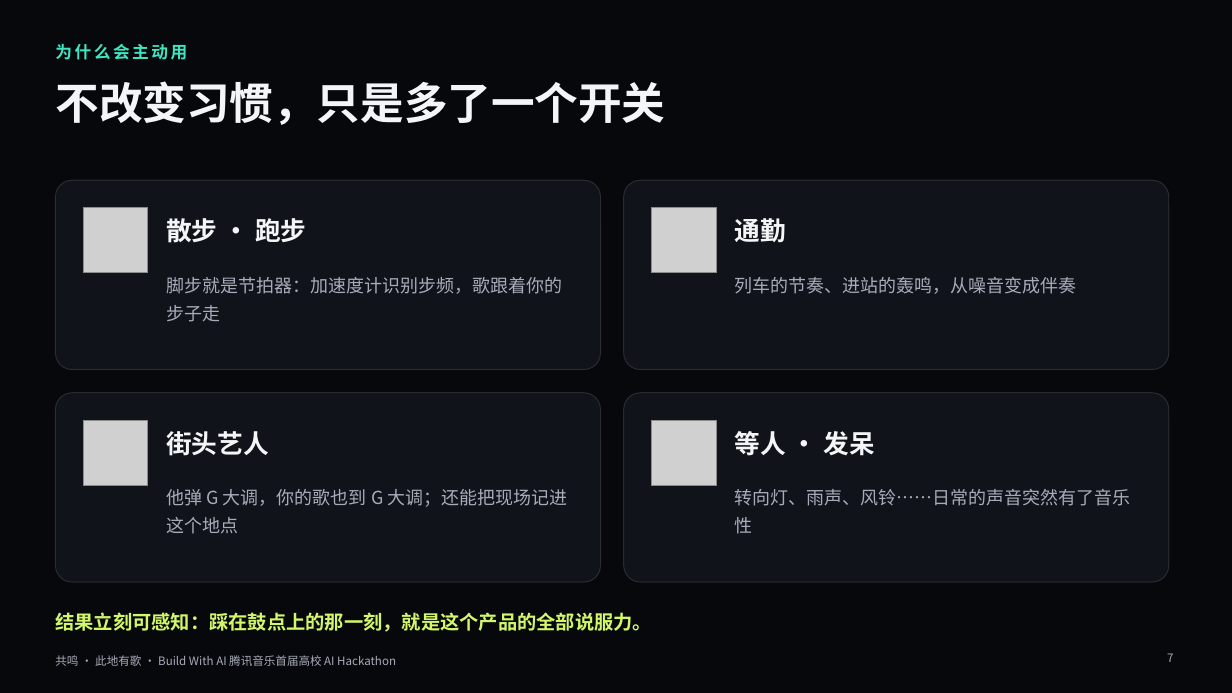
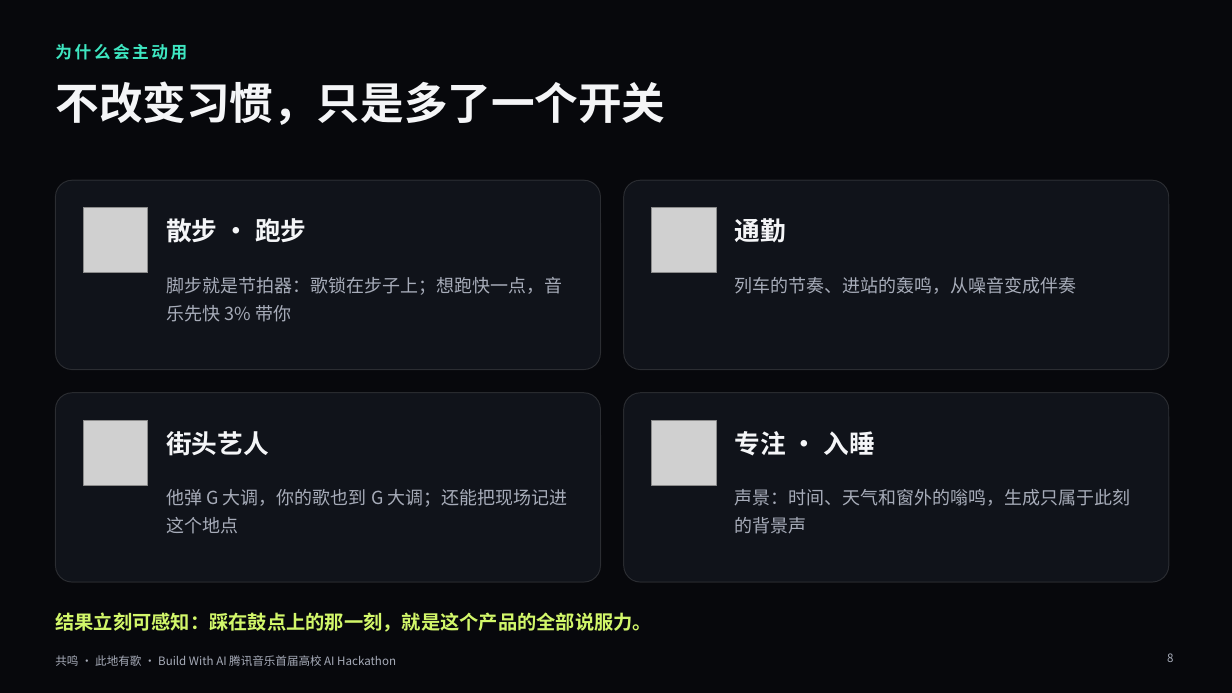
Before and after one commit to QHY8IV/MusicHere, a slide deck: slide 8 of pitch/共鸣-路演.pptx (slide 7 before the commit). Drawn at 1232x693 pixels with LibreOffice and Linux fonts; fonts in the diff are those of the drawing; grey boxes stand for pictures; background and template pictures are left out. Boxes give left, top, right and bottom in pixels: in the first picture for what was removed or moved away, otherwise in the second. Text is boxed around its words. In the diff, an @@ line names an element or a change of style, - is before the commit and + after.

```diff
--- a/pitch/共鸣-路演.pptx
+++ b/pitch/共鸣-路演.pptx
@@ text at <box>166,277,562,322</box>: text changed @@
-脚步就是节拍器：加速度计识别步频，歌跟着你的步子走
+脚步就是节拍器：歌锁在步子上；想跑快一点，音乐先快 3% 带你
@@ text at <box>735,431,874,456</box>: text changed @@
-等人 · 发呆
+专注 · 入睡
@@ text at <box>735,489,1131,534</box>: text changed @@
-转向灯、雨声、风铃……日常的声音突然有了音乐性
+声景：时间、天气和窗外的嗡鸣，生成只属于此刻的背景声
@@ page number at <box>1167,653,1173,662</box>: text changed @@
-7
+8
```
Also in this commit, not shown: 5 other slides changed, 1 slide added, 11 other files.
